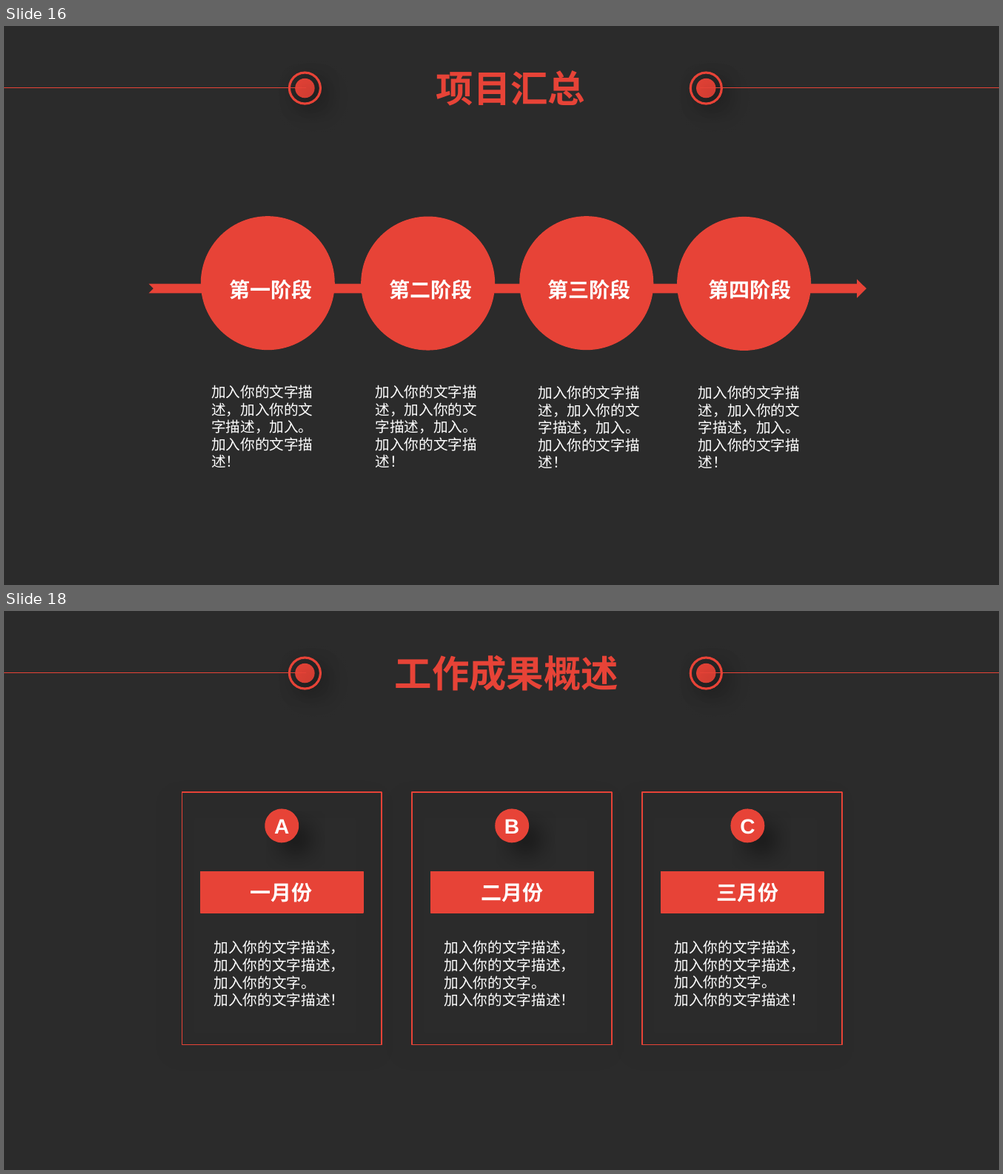
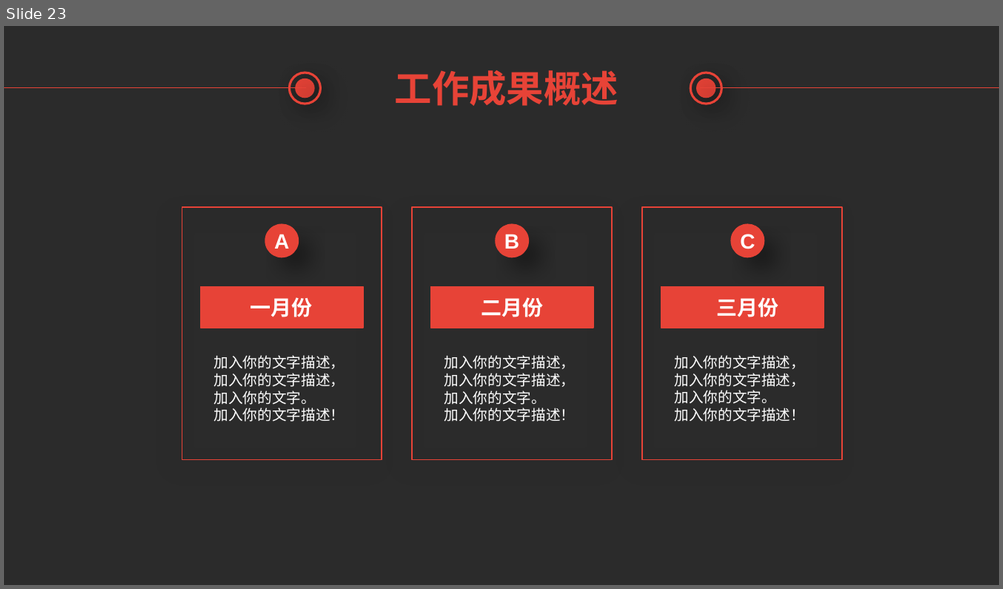
Before and after one commit to TsubasaEX/SampleSpringMVC, a slide deck: Introduction of Spring MVC.pptx. Shown one above the other, each under a label of ours: slides 16 and 18 before the commit, slide 23 after it; the slides between them are not shown. The pictures are 1003x1174 and 1003x589 pixels, drawn with LibreOffice and Linux fonts; fonts in the diff are those of the drawing; background and template pictures are left out; a plain dark background stands for a picture behind light text. Boxes give left, top, right and bottom in pixels: in the first picture for what was removed or moved away, otherwise in the second. Text is boxed around its words. In the diff, an @@ line names an element or a change of style, - is before the commit and + after.

```diff
--- a/Introduction of Spring MVC.pptx
+++ b/Introduction of Spring MVC.pptx
@@ slide 16 removed at [4,26,999,585], background picture (left out) @@
@@ line removed from (4, 88) to (305, 88) @@
@@ ellipse removed at [289,73,320,104] @@
@@ ellipse removed at [296,80,313,97] @@
@@ text removed at [436,70,586,106] @@
-项目汇总
@@ ellipse removed at [691,73,722,104] @@
@@ ellipse removed at [697,80,714,97] @@
@@ line removed from (700, 88) to (999, 88) @@
@@ ellipse removed at [202,217,335,350] @@
@@ ellipse removed at [361,218,494,351] @@
@@ ellipse removed at [521,217,653,350] @@
@@ ellipse removed at [677,218,811,351] @@
@@ freeform shape removed at [149,280,867,298] @@
@@ rectangle removed at [221,274,319,306] @@
-第一阶段
@@ rectangle removed at [381,274,480,306] @@
-第二阶段
@@ rectangle removed at [540,274,638,306] @@
-第三阶段
@@ rectangle removed at [701,274,800,306] @@
-第四阶段
@@ text removed at [211,385,313,468] @@
-加入你的文字描述，加入你的文字描述，加入。
-加入你的文字描述！
@@ text removed at [375,385,477,468] @@
-加入你的文字描述，加入你的文字描述，加入。
-加入你的文字描述！
@@ text removed at [538,386,639,469] @@
-加入你的文字描述，加入你的文字描述，加入。
-加入你的文字描述！
@@ text removed at [698,386,800,469] @@
-加入你的文字描述，加入你的文字描述，加入。
-加入你的文字描述！
@@ what was slide 18 is now slide 23 @@
```
Also in this commit, not shown: 4 slides changed, 9 slides added, 3 other slides removed.
